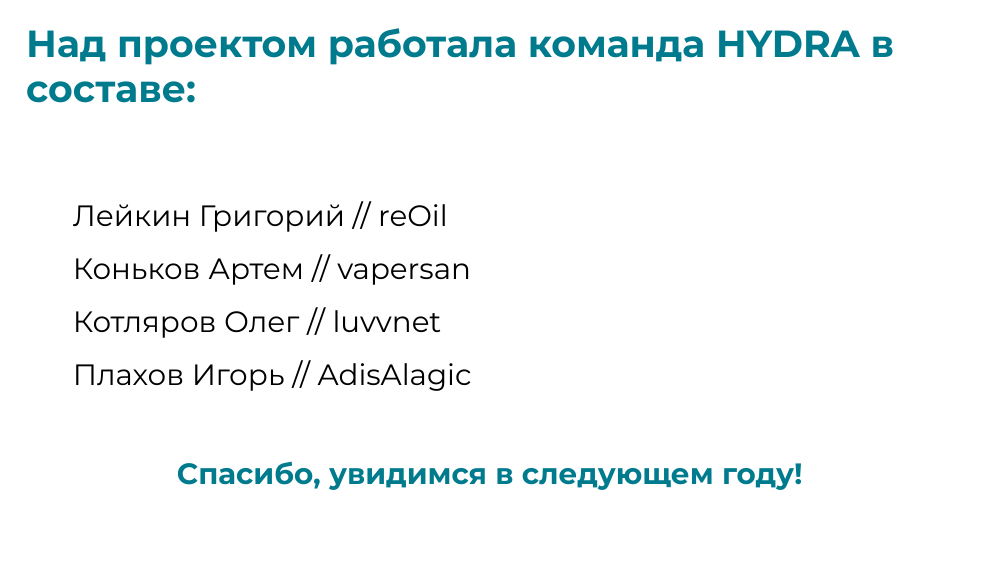
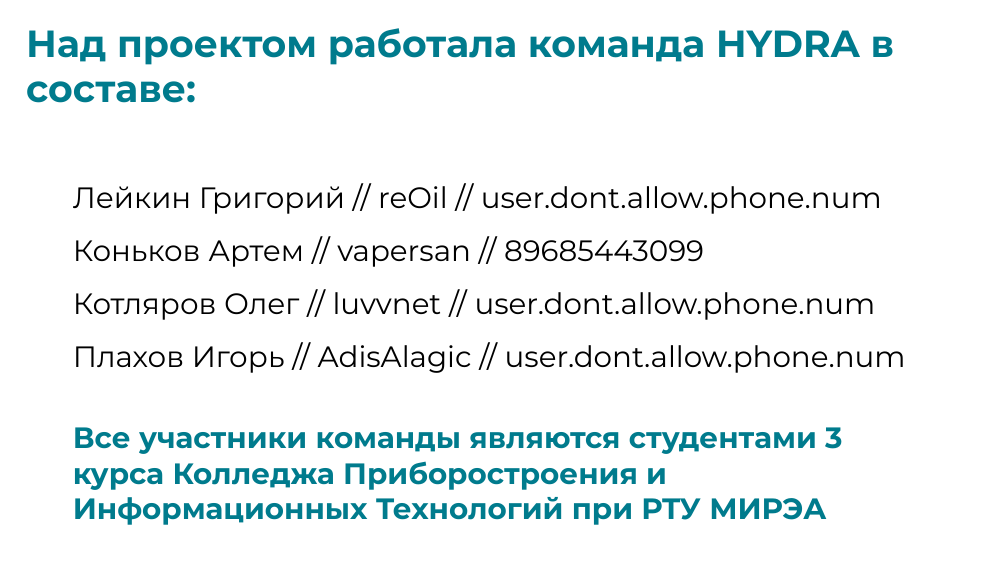
Before and after one commit to vapersan/changellenge, a slide deck: slide 9 of prezentation/HSM.pptx (slide 16 before the commit). Drawn at 1008x567 pixels with LibreOffice and Linux fonts; fonts in the diff are those of the drawing. Boxes give left, top, right and bottom in pixels: in the first picture for what was removed or moved away, otherwise in the second. Text is boxed around its words. In the diff, an @@ line names an element or a change of style, - is before the commit and + after.

```diff
--- a/prezentation/HSM.pptx
+++ b/prezentation/HSM.pptx
@@ text at bbox=[73, 186, 906, 373]: text changed @@
-Лейкин Григорий // reOil
-Коньков Артем // vapersan
-Котляров Олег // luvvnet
-Плахов Игорь // AdisAlagic
+Лейкин Григорий // reOil // user.dont.allow.phone.num
+Коньков Артем // vapersan // 89685443099
+Котляров Олег // luvvnet // user.dont.allow.phone.num
+Плахов Игорь // AdisAlagic // user.dont.allow.phone.num
@@ text at bbox=[73, 427, 842, 525]: text changed @@
-Спасибо, увидимся в следующем году!
+Все участники команды являются студентами 3 курса Колледжа Приборостроения и Информационных Технологий при РТУ МИРЭА
```
Also in this commit, not shown: 3 other slides changed, 7 slides removed, 1 other file.
